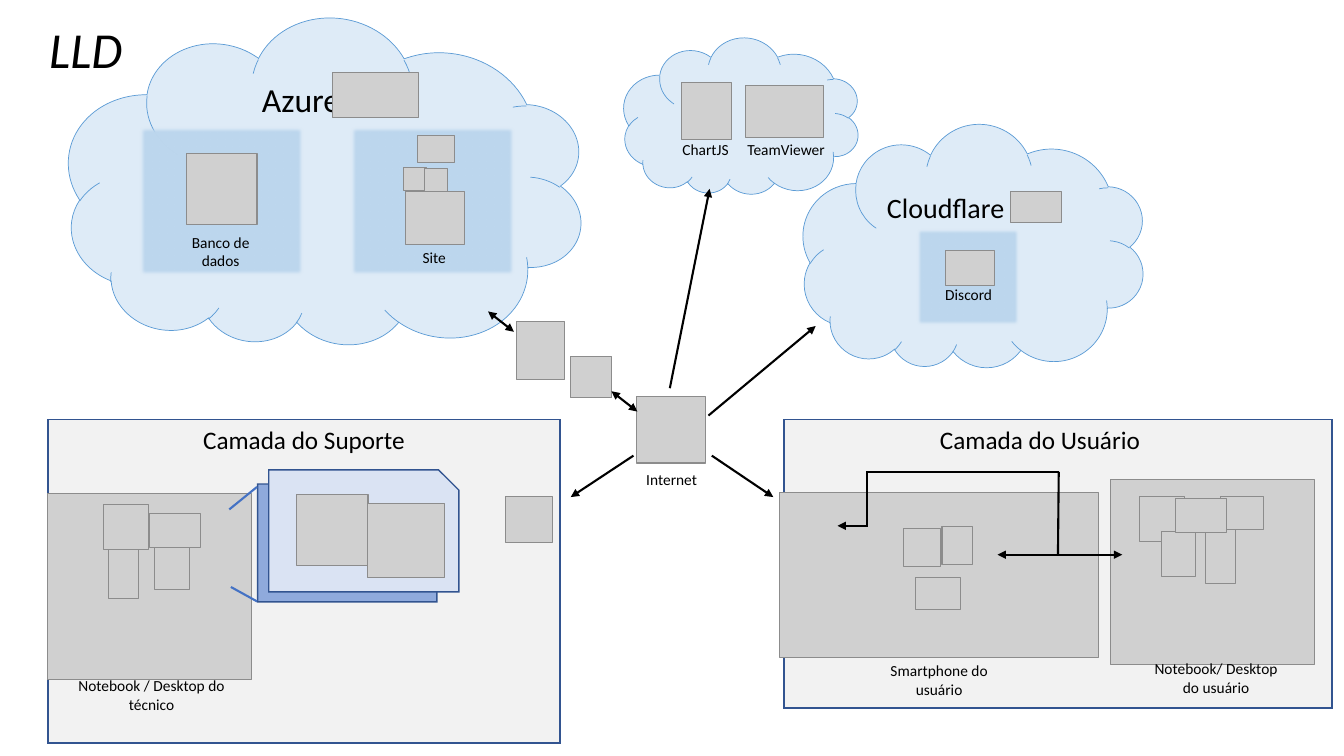
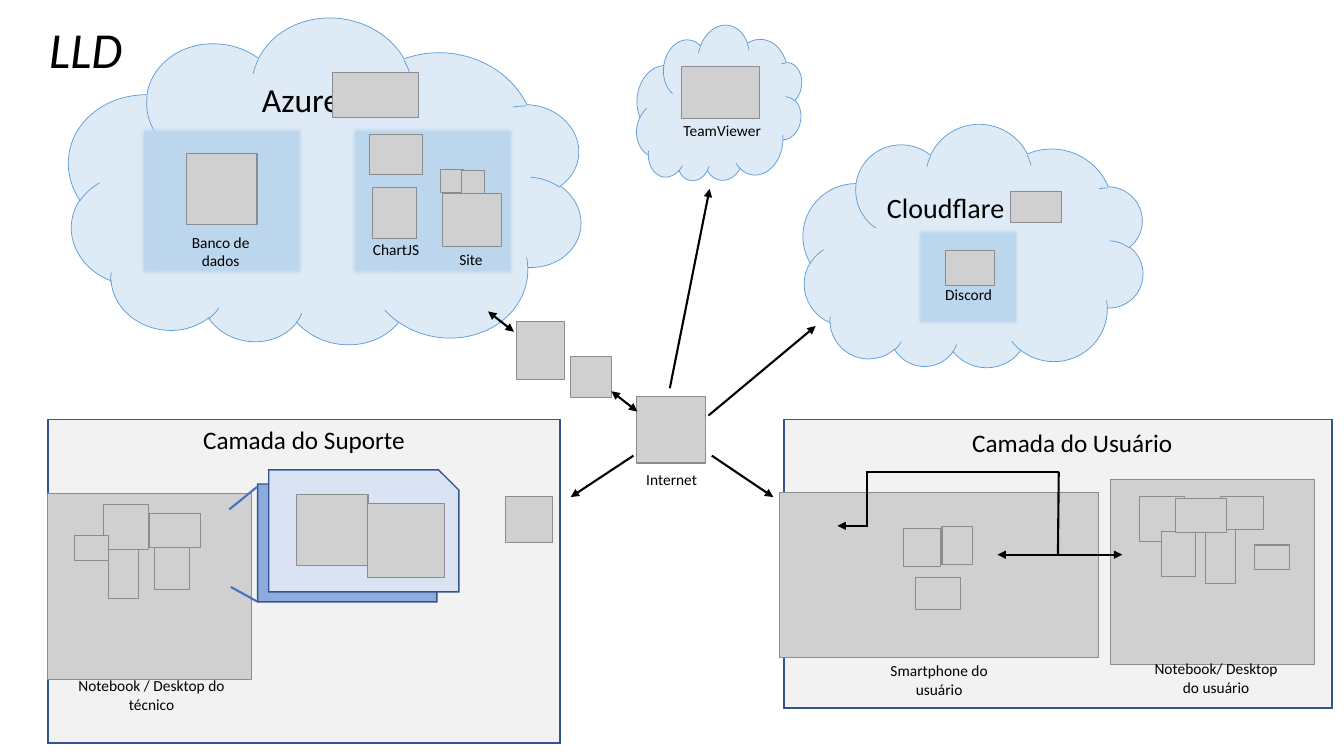
Before and after one commit to BandTec/grupo-05-adsa-20201, a slide deck: slide 1 of Documentação/LLD/LLD.pptx. Drawn at 1344x756 pixels with LibreOffice and Linux fonts; fonts in the diff are those of the drawing; grey boxes stand for pictures; background and template pictures are left out. Boxes give left, top, right and bottom in pixels: in the first picture for what was removed or moved away, otherwise in the second. Text is boxed around its words. In the diff, an @@ line names an element or a change of style, - is before the commit and + after.

Commit message:
LLD Atualizado

```diff
--- a/Documentação/LLD/LLD.pptx
+++ b/Documentação/LLD/LLD.pptx
@@ cloud: place and size @@
-cloud at <box>614,23,869,213</box>
+cloud at <box>627,15,812,195</box>
@@ picture: place and size @@
-picture at <box>745,85,823,137</box>
+picture at <box>682,67,759,119</box>
@@ text "TeamViewer": place and size @@
-text "TeamViewer" at <box>747,144,824,155</box>
+text "TeamViewer" at <box>683,125,760,136</box>
@@ picture: place and size @@
-picture at <box>417,135,455,163</box>
+picture at <box>370,134,422,174</box>
@@ picture: place and size @@
-picture at <box>682,83,732,140</box>
+picture at <box>373,188,417,238</box>
@@ text "ChartJS": place and size @@
-text "ChartJS" at <box>682,144,728,155</box>
+text "ChartJS" at <box>373,244,419,255</box>
@@ 3 pictures, 1 text: place and size @@
-3 pictures, 1 text at <box>403,168,465,263</box>
+3 pictures, 1 text at <box>441,169,502,265</box>
@@ text "Camada do Usuário": place and size @@
-text "Camada do Usuário" at <box>940,431,1140,450</box>
+text "Camada do Usuário" at <box>972,434,1172,452</box>
@@ picture added at <box>75,535,109,561</box> @@
@@ picture added at <box>1255,545,1290,571</box> @@
```
